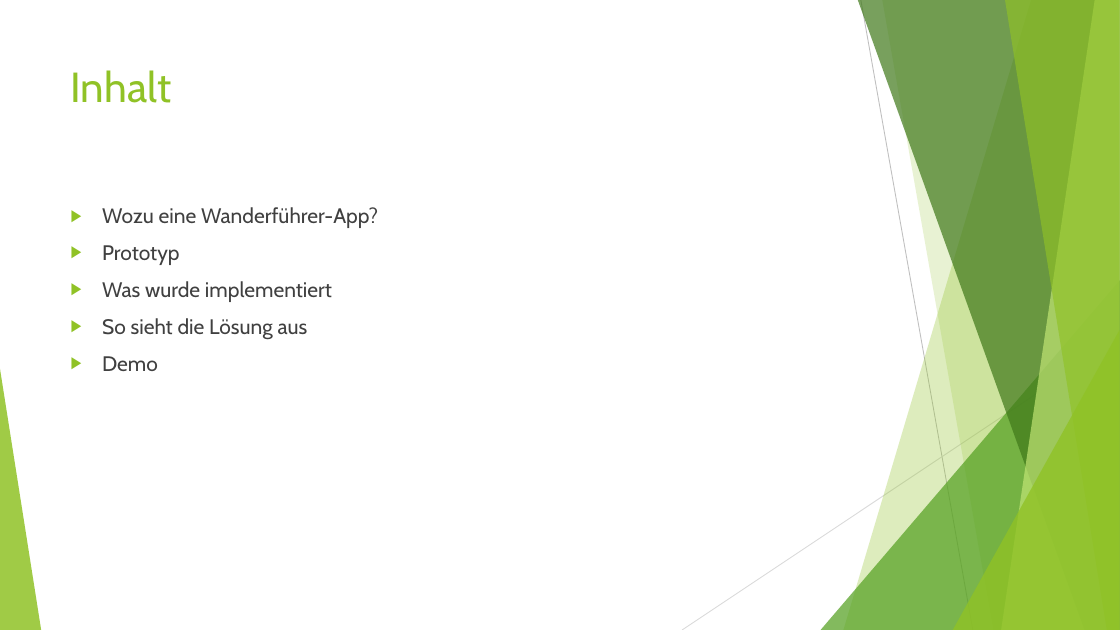
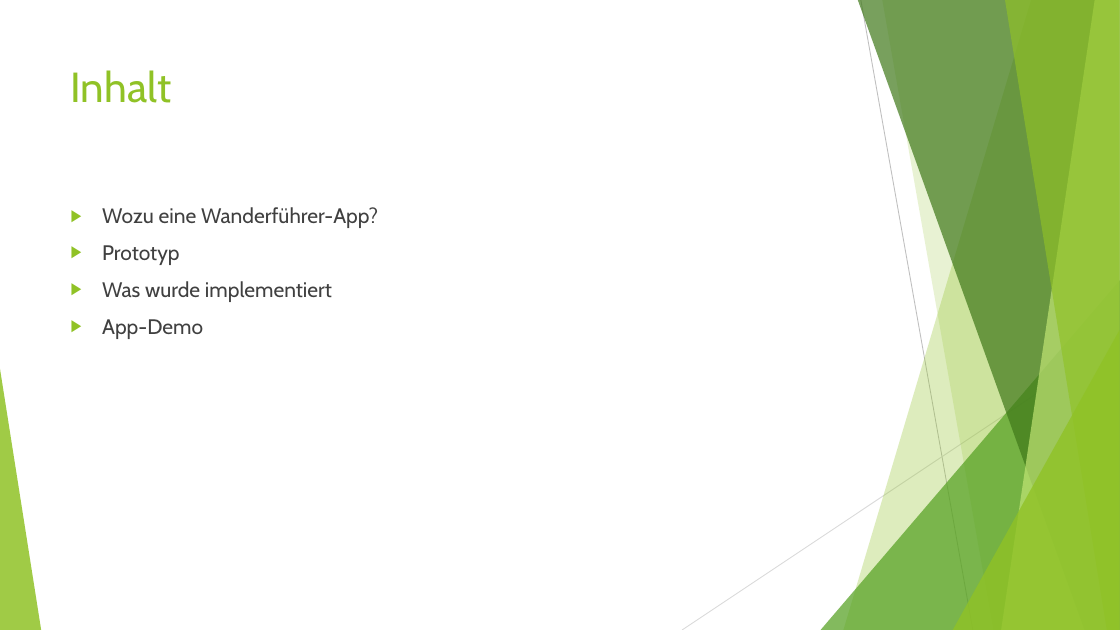
Before and after one commit to NicoGep/Programming_Project, a slide deck: slide 2 of presentation/wanderoo – Gruppe 3.pptx. Drawn at 1120x630 pixels with LibreOffice and Linux fonts; fonts in the diff are those of the drawing. Boxes give left, top, right and bottom in pixels: in the first picture for what was removed or moved away, otherwise in the second. Text is boxed around its words. In the diff, an @@ line names an element or a change of style, - is before the commit and + after.

```diff
--- a/presentation/wanderoo – Gruppe 3.pptx
+++ b/presentation/wanderoo – Gruppe 3.pptx
@@ text at [102, 319, 203, 339]: text changed @@
-▶ So sieht die Lösung aus
-▶ Demo
+▶ App-Demo
```
Also in this commit, not shown: 5 slides added, 1 slide removed, 2 other files.
